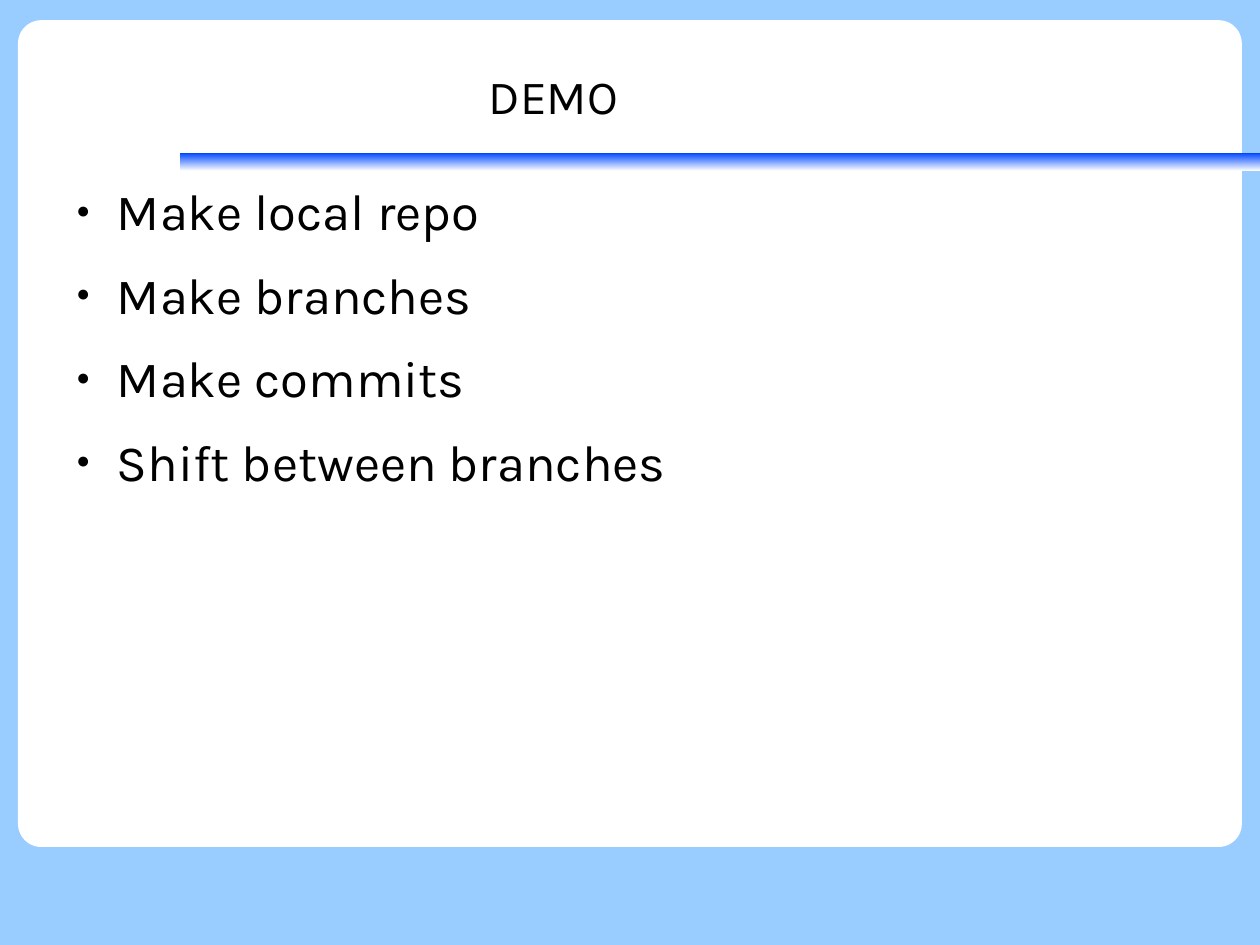
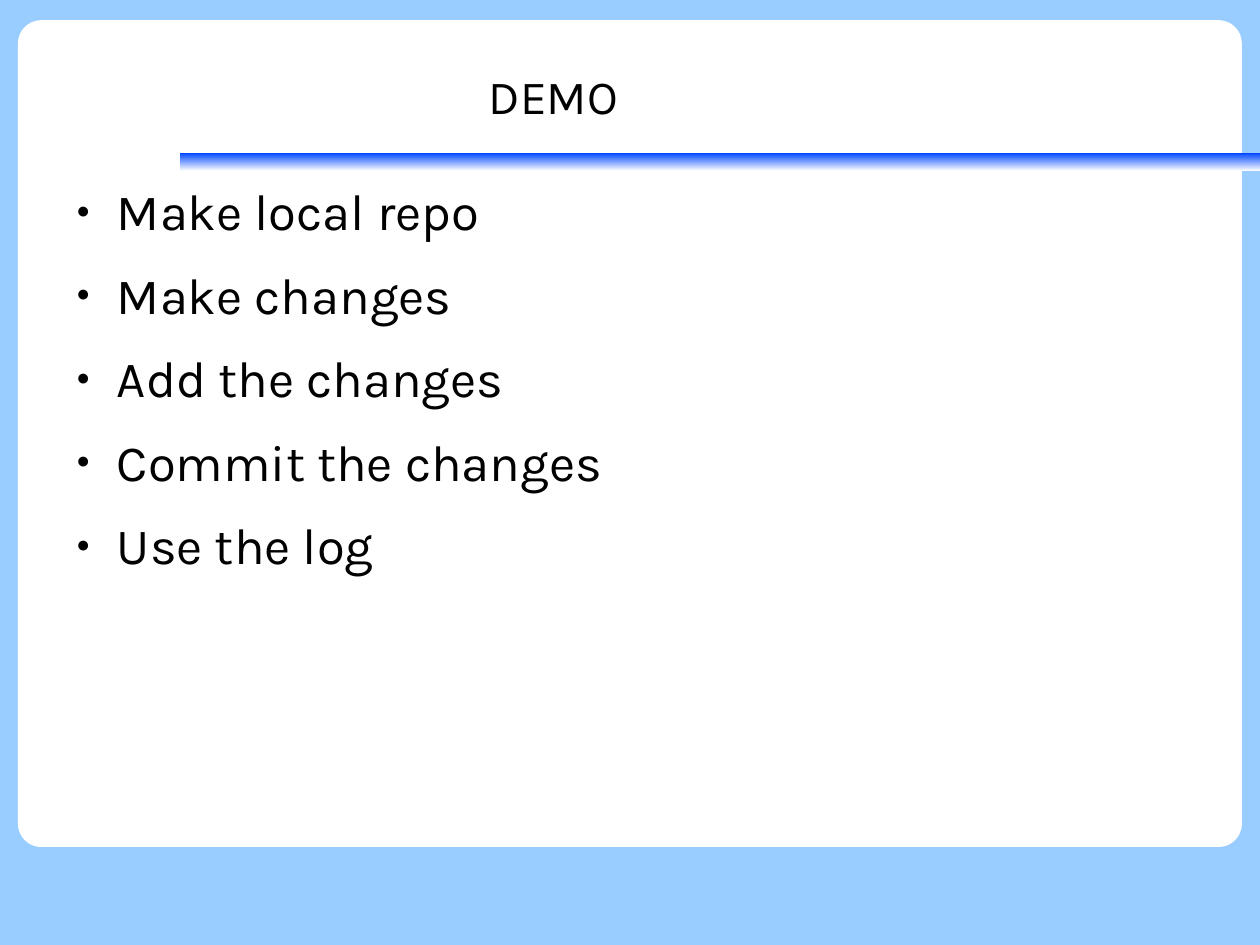
Before and after one commit to KennethNielsen/presentations, a slide deck: slide 7 of git/git.odp (slide 8 before the commit). Drawn at 1260x945 pixels with LibreOffice and Linux fonts; fonts in the diff are those of the drawing; background and template pictures are left out. Boxes give left, top, right and bottom in pixels: in the first picture for what was removed or moved away, otherwise in the second. Text is boxed around its words. In the diff, an @@ line names an element or a change of style, - is before the commit and + after.

```diff
--- a/git/git.odp
+++ b/git/git.odp
@@ text at [117, 279, 602, 576]: text changed @@
-● Make branches
-● Make commits
-● Shift between branches
+● Make changes
+● Add the changes
+● Commit the changes
+● Use the log
```
Also in this commit, not shown: 3 other slides changed, 9 slides added, 1 slide removed.
